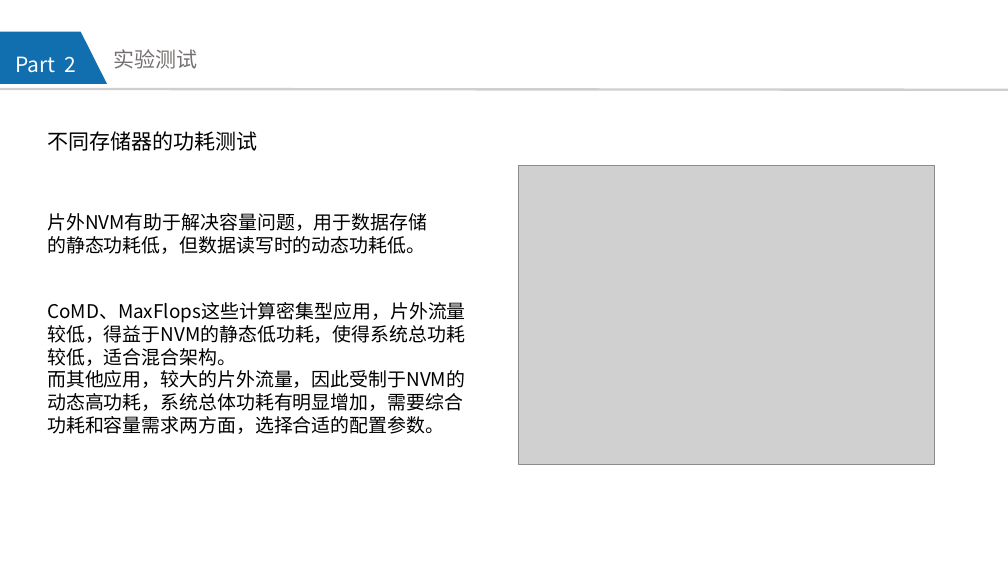
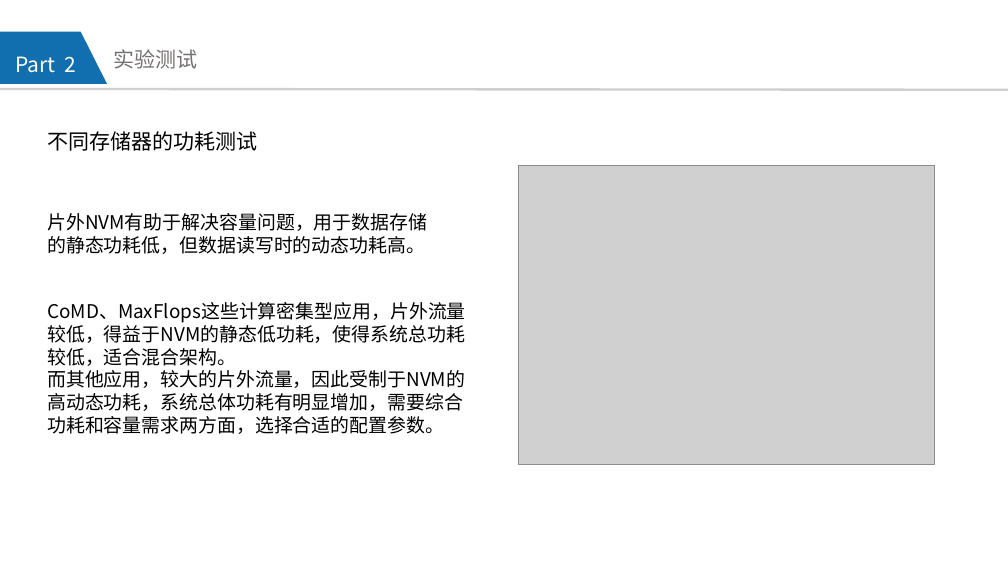
Before and after one commit to DO-MINATOR/buaa, a slide deck: slide 10 of 高性能计算机/14组-E级计算机APU的设计和分析.pptx. Drawn at 1008x567 pixels with LibreOffice and Linux fonts; fonts in the diff are those of the drawing; grey boxes stand for pictures; background and template pictures are left out. Boxes give left, top, right and bottom in pixels: in the first picture for what was removed or moved away, otherwise in the second. Text is boxed around its words. In the diff, an @@ line names an element or a change of style, - is before the commit and + after.

```diff
--- a/高性能计算机/14组-E级计算机APU的设计和分析.pptx
+++ b/高性能计算机/14组-E级计算机APU的设计和分析.pptx
@@ text at <box>47,213,427,254</box>: text changed @@
-片外NVM有助于解决容量问题，用于数据存储的静态功耗低，但数据读写时的动态功耗低。
+片外NVM有助于解决容量问题，用于数据存储的静态功耗低，但数据读写时的动态功耗高。
@@ text at <box>47,370,465,434</box>: text changed @@
-而其他应用，较大的片外流量，因此受制于NVM的动态高功耗，系统总体功耗有明显增加，需要综合功耗和容量需求两方面，选择合适的配置参数。
+而其他应用，较大的片外流量，因此受制于NVM的高动态功耗，系统总体功耗有明显增加，需要综合功耗和容量需求两方面，选择合适的配置参数。
```
Also in this commit, not shown: 1 other slide changed.
